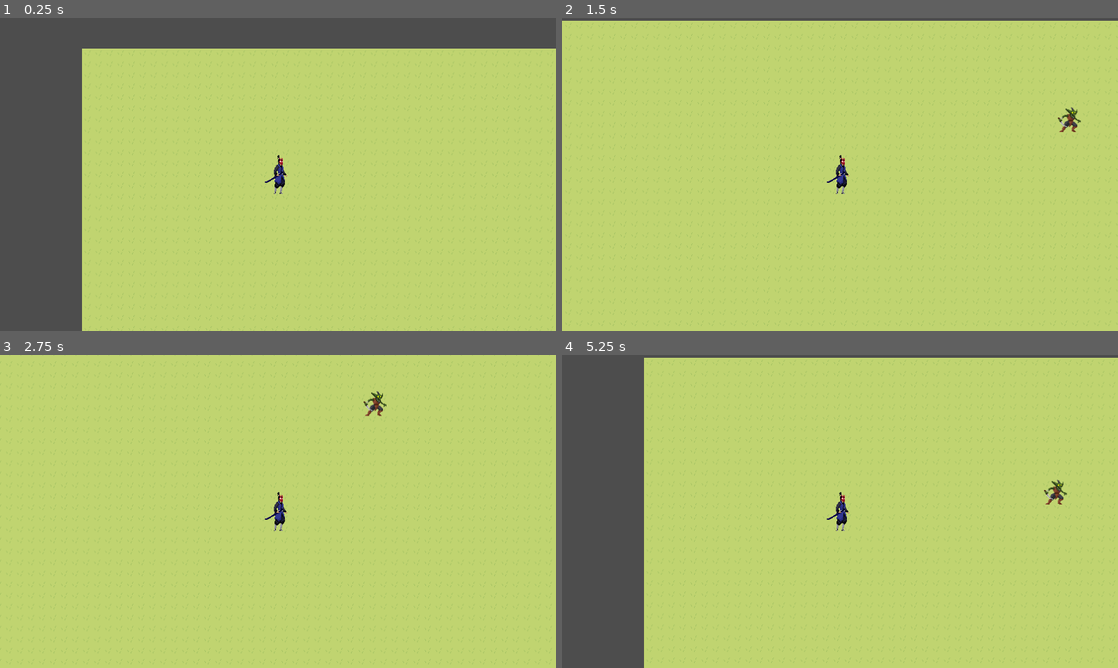
Above: before the commit, frames 1-4 (two rows, left to right).
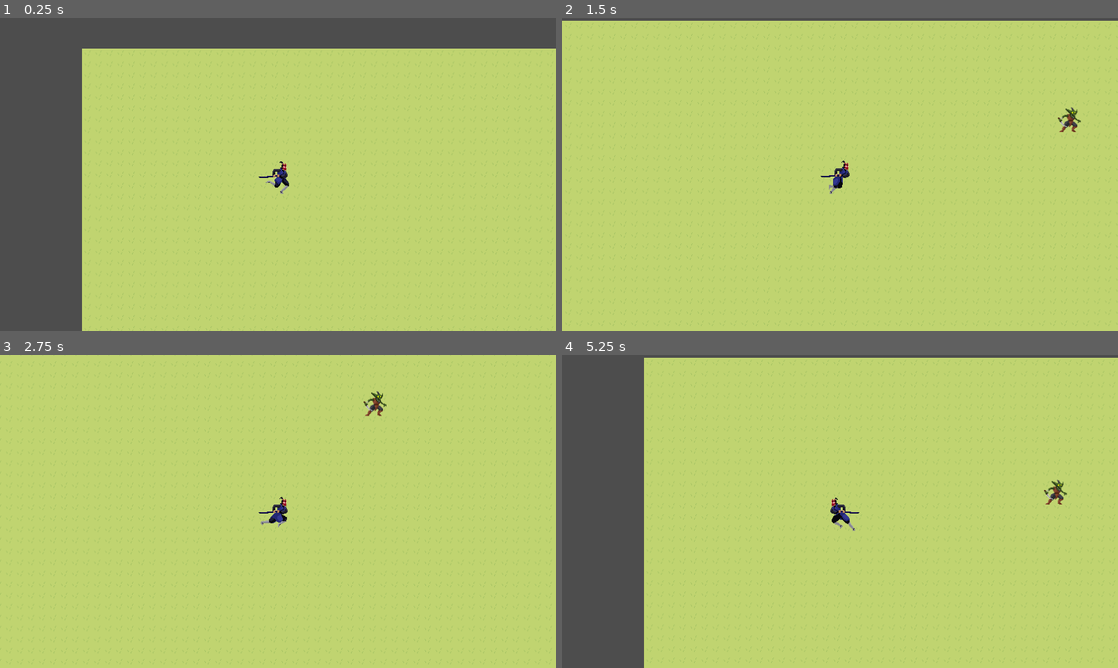
Above: after the commit, the same moments.

Repository: ilhamtrz/NITJ
Game: Godot game, scene res://Scenes/world.tscn
The game is run twice, just before and just after one commit, with the same random seed, the same clock (stepped at 60 frames per second) and the same inputs.
Inputs:
- Up to frame 1 (0.25 s): no input
- Up to frame 2 (1.5 s): tap Enter at 0.5 s; hold D (player_right) 0.53-1.28 s; hold S (player_down) from 1.28 s (still down)
- Up to frame 3 (2.75 s): release S (player_down) at 2.03 s; hold D (player_right) from 2.03 s (still down)
- Up to frame 4 (5.25 s): release D (player_right) at 2.78 s; hold W (player_up) 2.78-3.53 s; hold A (player_left) 3.53-5.03 s; hold S (player_down) from 5.03 s (still down)

The runs differ from the first frame. In frame 1, 0.2% of the frame differs, in the area x 46-52%, y 43-57%; in frame 2, 0.2%; in frame 3, 0.2%; in frame 4, 0.3%, in the area x 47-54%, y 43-57%.

Commit message:
add player animation

Diff:
--- a/Scenes/enemy.gd
+++ b/Scenes/enemy.gd
@@ -4,7 +4,7 @@
 
 @onready var player = get_tree().get_first_node_in_group("player")
 
-func _physics_process(delta):
+func _physics_process(_delta):
 	var direction = global_position.direction_to(player.global_position)
 	velocity = direction*movement_speed
 
--- a/Scenes/player.gd
+++ b/Scenes/player.gd
@@ -1,10 +1,29 @@
 extends CharacterBody2D
 
 const speed = 200.0
+@onready var sprite = $PlayerImage
+@onready var walkTimer = %walkTimer
 
 func _physics_process(_delta):
+	movement()
 
+
+func movement():
 	# move input
 	var direction = Input.get_vector("player_left","player_right","player_up","player_down")
+
+	if direction.x < 0:
+		sprite.flip_h = true
+	elif direction.x > 0:
+		sprite.flip_h = false
+
+	if direction != Vector2.ZERO:
+		if walkTimer.is_stopped():
+			if sprite.frame >= sprite.hframes - 1:
+				sprite.frame = 0
+			else:
+				sprite.frame += 1
+			walkTimer.start()
+
 	velocity = direction.normalized() * speed
 	move_and_slide()
--- a/Scenes/player.tscn
+++ b/Scenes/player.tscn
@@ -1,7 +1,7 @@
 [gd_scene load_steps=4 format=3 uid="uid://bh4hum6xfvdwj"]
 
-[ext_resource type="Texture2D" uid="uid://d1sl6ms5sqt36" path="res://Graphics/Players/Martial Hero 2/Sprites/Idle.png" id="1_cc020"]
 [ext_resource type="Script" path="res://Scenes/player.gd" id="1_r62k1"]
+[ext_resource type="Texture2D" uid="uid://ixih0iowqh64" path="res://Graphics/Players/Martial Hero 2/Sprites/Run.png" id="2_3gqvg"]
 
 [sub_resource type="CapsuleShape2D" id="CapsuleShape2D_riuhg"]
 radius = 7.0
@@ -12,8 +12,8 @@
 script = ExtResource("1_r62k1")
 
 [node name="PlayerImage" type="Sprite2D" parent="."]
-texture = ExtResource("1_cc020")
-hframes = 4
+texture = ExtResource("2_3gqvg")
+hframes = 8
 region_rect = Rect2(80.1396, 70.5833, 38.2762, 60.8295)
 
 [node name="PlayerCollision" type="CollisionShape2D" parent="."]
@@ -23,3 +23,8 @@
 
 [node name="Camera2D" type="Camera2D" parent="."]
 zoom = Vector2(1.585, 1.585)
+
+[node name="walkTimer" type="Timer" parent="."]
+unique_name_in_owner = true
+wait_time = 0.2
+one_shot = true
